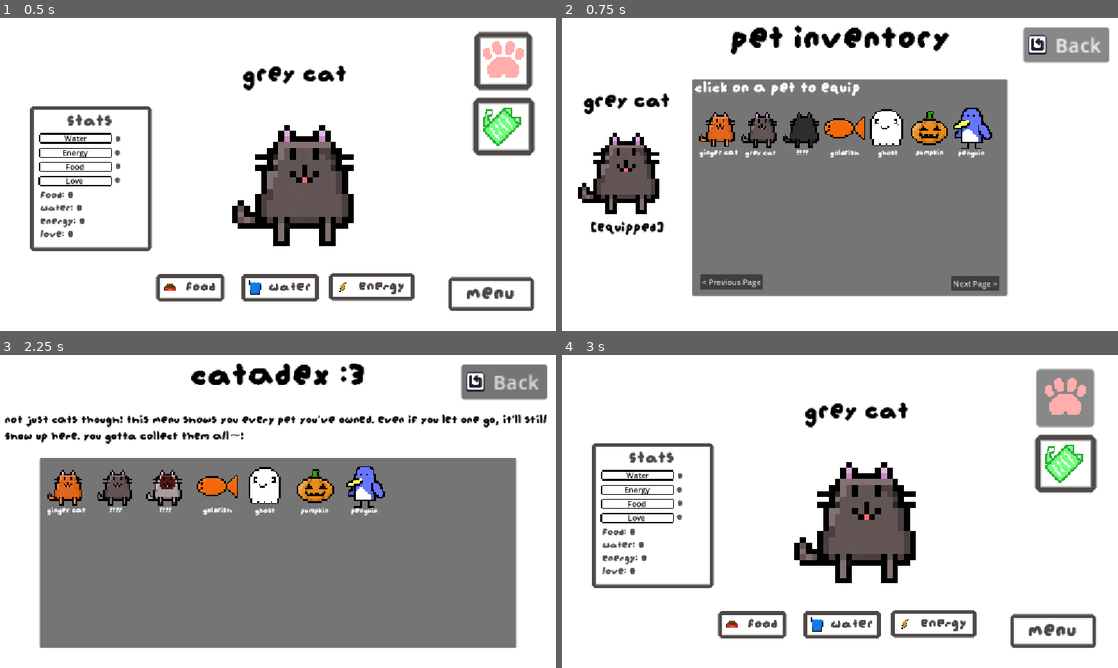
Above: before the commit, frames 1-4 (two rows, left to right).
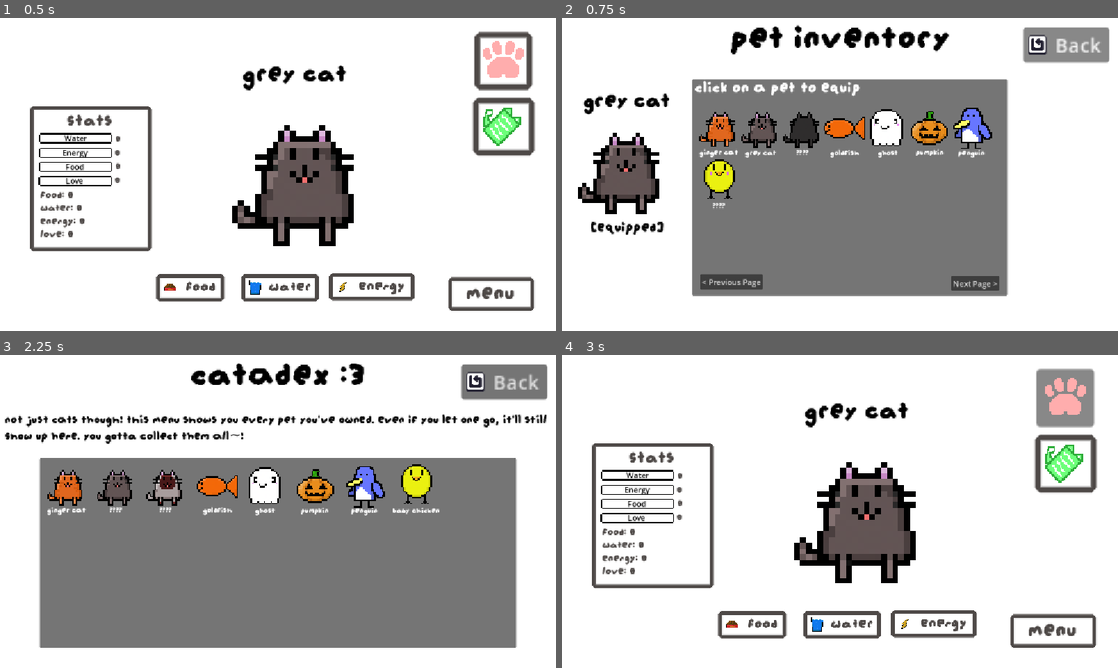
Above: after the commit, the same moments.

Repository: smallzdev/Tomagotchi-game
Game: Godot game, scene res://scenes/menus/main_game_scene.tscn
Same seed, same stepped clock (60 frames per second), same inputs: the game is played once before the commit and once after it. This scene is started directly instead of the project's main scene.
Inputs (mouse positions are in pixels of both pictures, inside the frame that each line leads up to):
- Up to frame 1 (0.5 s): no input
- Up to frame 2 (0.75 s): click (1067, 61) at 0.5 s
- Up to frame 3 (2.25 s): click "Back" at 1.25 s; click (505, 464) at 2 s
- Up to frame 4 (3 s): click "Back" at 2.75 s

Frame 1 is identical in both runs. In frame 2, 0.5% of the frame differs, in the area x 25-32%, y 45-61%; in frame 3, 0.6%, in the area x 70-80%, y 34-51%; in frame 4, nothing differs.
Error in both runs: Invalid call. Nonexistent function 'call_deffered' in base 'SceneTree'. (res://scripts/catadex_buttons.gd:9)

Commit message:
Art + New Pet!
1. Made some new title bar art to display rarity, although it's currently not in game yet.

2. Made a baby chicken pet, and set most of it up, There are some bugs that I really need to fix though.

3. Made a "?" art image to use as a placeholder for the Penguin's catadex, since it doesn't have a shadow yet.

I need to also make adding pets easier, since you need to do like 4 things to make them work. I'll probably do that later today.

Diff:
--- a/scenes/menus/catadex.tscn
+++ b/scenes/menus/catadex.tscn
@@ -6,15 +6,22 @@
 [ext_resource type="Texture2D" uid="uid://dy1dwj583kuyx" path="res://Resources/InUse/ReusedAssets/Restart.png" id="2_u7asp"]
 [ext_resource type="FontFile" uid="uid://dyibl4resr8wn" path="res://Resources/font/augiepixel.ttf" id="2_w7v3h"]
 [ext_resource type="Texture2D" uid="uid://d07p48kd873f4" path="res://Resources/InUse/ReusedAssets/greycat.png" id="3_8qd64"]
+[ext_resource type="Texture2D" uid="uid://brliyf6hrxhwa" path="res://Resources/InUse/TamagotchiCustomAssets/pets/babychicken.png" id="3_raeda"]
 [ext_resource type="Script" uid="uid://dk15jiylhoknc" path="res://scripts/catadex.gd" id="3_u7asp"]
 [ext_resource type="Texture2D" uid="uid://bss1sxgy0cdx1" path="res://Resources/InUse/TamagotchiCustomAssets/pets/goldfish.png" id="4_jjdlx"]
+[ext_resource type="Texture2D" uid="uid://cver2k8bbuv20" path="res://Resources/InUse/TamagotchiCustomAssets/pets/Outlines/babychicken-outline.png" id="4_k6lqr"]
 [ext_resource type="Texture2D" uid="uid://bwnu12weboyh4" path="res://Resources/InUse/TamagotchiCustomAssets/pets/penguin.png" id="6_xbeds"]
 [ext_resource type="Texture2D" uid="uid://dfer5a36n2qsn" path="res://Resources/InUse/TamagotchiCustomAssets/pets/pumpin.png" id="7_w7v3h"]
 [ext_resource type="Script" uid="uid://b7ptc850pmdcq" path="res://scripts/catadex_buttons.gd" id="10_xbeds"]
+[ext_resource type="Texture2D" uid="uid://cipqnn24ybwx3" path="res://Resources/InUse/TamagotchiCustomAssets/pets/Outlines/?.png" id="11_cg3yn"]
 
 [sub_resource type="CanvasTexture" id="CanvasTexture_e7wif"]
 specular_color = Color(0.95686275, 0.95686275, 0.95686275, 1)
 
+[sub_resource type="AtlasTexture" id="AtlasTexture_cjw6g"]
+atlas = ExtResource("3_raeda")
+region = Rect2(0, 0, 32, 32)
+
 [sub_resource type="AtlasTexture" id="AtlasTexture_uld33"]
 atlas = ExtResource("2_8qd64")
 region = Rect2(0, 0, 32, 32)
@@ -59,22 +66,6 @@
 atlas = ExtResource("6_xbeds")
 region = Rect2(0, 0, 32, 32)
 
-[sub_resource type="AtlasTexture" id="AtlasTexture_cjw6g"]
-atlas = ExtResource("6_xbeds")
-region = Rect2(32, 0, 32, 32)
-
-[sub_resource type="AtlasTexture" id="AtlasTexture_acxwf"]
-atlas = ExtResource("6_xbeds")
-region = Rect2(0, 32, 32, 32)
-
-[sub_resource type="AtlasTexture" id="AtlasTexture_abrlc"]
-atlas = ExtResource("6_xbeds")
-region = Rect2(32, 32, 32, 32)
-
-[sub_resource type="AtlasTexture" id="AtlasTexture_tinwy"]
-atlas = ExtResource("6_xbeds")
-region = Rect2(0, 64, 32, 32)
-
 [sub_resource type="AtlasTexture" id="AtlasTexture_sd6y8"]
 atlas = ExtResource("7_w7v3h")
 region = Rect2(0, 0, 32, 32)
@@ -97,6 +88,17 @@
 
 [sub_resource type="SpriteFrames" id="SpriteFrames_cgke2"]
 animations = [{
+"frames": [{
+"duration": 1.0,
+"texture": SubResource("AtlasTexture_cjw6g")
+}, {
+"duration": 1.0,
+"texture": ExtResource("4_k6lqr")
+}],
+"loop": 1,
+"name": &"baby chicken",
+"speed": 5.0
+}, {
 "frames": [],
 "loop": 1,
 "name": &"blank",
@@ -171,16 +173,7 @@
 "texture": SubResource("AtlasTexture_v1pex")
 }, {
 "duration": 1.0,
-"texture": SubResource("AtlasTexture_cjw6g")
-}, {
-"duration": 1.0,
-"texture": SubResource("AtlasTexture_acxwf")
-}, {
-"duration": 1.0,
-"texture": SubResource("AtlasTexture_abrlc")
-}, {
-"duration": 1.0,
-"texture": SubResource("AtlasTexture_tinwy")
+"texture": ExtResource("11_cg3yn")
 }],
 "loop": 1,
 "name": &"penguin",
@@ -371,9 +364,9 @@
 [node name="CatadexItem8" type="AnimatedSprite2D" parent="Panel" unique_id=855480349]
 texture_filter = 1
 position = Vector2(781, 58)
-scale = Vector2(3.5, 3.5)
-sprite_frames = SubResource("SpriteFrames_cgke2")
-animation = &"blank"
+scale = Vector2(3.2, 3.2)
+sprite_frames = SubResource("SpriteFrames_cgke2")
+animation = &"baby chicken"
 
 [node name="CatadexItem8Label" type="Label" parent="Panel" unique_id=176317555]
 layout_mode = 0
@@ -381,6 +374,9 @@
 offset_top = 101.0
 offset_right = 837.0
 offset_bottom = 124.0
+theme_override_fonts/font = ExtResource("2_w7v3h")
+theme_override_font_sizes/font_size = 18
+text = "Baby Chicken"
 horizontal_alignment = 1
 
 [node name="backButton" type="Button" parent="." unique_id=1054623189]
--- a/scenes/menus/main_game_scene.tscn
+++ b/scenes/menus/main_game_scene.tscn
@@ -17,6 +17,7 @@
 [ext_resource type="Texture2D" uid="uid://veamcifa4ohd" path="res://Resources/InUse/TamagotchiCustomAssets/hungerbar.png" id="7_2fgaq"]
 [ext_resource type="Texture2D" uid="uid://d07p48kd873f4" path="res://Resources/InUse/ReusedAssets/greycat.png" id="7_j57ku"]
 [ext_resource type="Texture2D" uid="uid://b3567lnjgiuse" path="res://Resources/InUse/TamagotchiCustomAssets/lovebar.png" id="8_ova7b"]
+[ext_resource type="Texture2D" uid="uid://brliyf6hrxhwa" path="res://Resources/InUse/TamagotchiCustomAssets/pets/babychicken.png" id="10_nry7q"]
 [ext_resource type="Texture2D" uid="uid://bss1sxgy0cdx1" path="res://Resources/InUse/TamagotchiCustomAssets/pets/goldfish.png" id="11_06yng"]
 [ext_resource type="Texture2D" uid="uid://dfer5a36n2qsn" path="res://Resources/InUse/TamagotchiCustomAssets/pets/pumpin.png" id="13_36xus"]
 [ext_resource type="Texture2D" uid="uid://bwnu12weboyh4" path="res://Resources/InUse/TamagotchiCustomAssets/pets/penguin.png" id="15_krc6o"]
@@ -141,6 +142,26 @@
 corner_radius_bottom_left = 5
 corner_detail = 1
 
+[sub_resource type="AtlasTexture" id="AtlasTexture_82hyy"]
+atlas = ExtResource("10_nry7q")
+region = Rect2(0, 0, 32, 32)
+
+[sub_resource type="AtlasTexture" id="AtlasTexture_i88p3"]
+atlas = ExtResource("10_nry7q")
+region = Rect2(0, 32, 32, 32)
+
+[sub_resource type="AtlasTexture" id="AtlasTexture_lpka4"]
+atlas = ExtResource("10_nry7q")
+region = Rect2(32, 0, 32, 32)
+
+[sub_resource type="AtlasTexture" id="AtlasTexture_rl3m3"]
+atlas = ExtResource("10_nry7q")
+region = Rect2(32, 32, 32, 32)
+
+[sub_resource type="AtlasTexture" id="AtlasTexture_ouxco"]
+atlas = ExtResource("10_nry7q")
+region = Rect2(0, 64, 32, 32)
+
 [sub_resource type="AtlasTexture" id="AtlasTexture_ntfif"]
 atlas = ExtResource("6_j57ku")
 region = Rect2(0, 0, 32, 32)
@@ -223,6 +244,26 @@
 
 [sub_resource type="SpriteFrames" id="SpriteFrames_stm8k"]
 animations = [{
+"frames": [{
+"duration": 1.0,
+"texture": SubResource("AtlasTexture_82hyy")
+}, {
+"duration": 1.0,
+"texture": SubResource("AtlasTexture_i88p3")
+}, {
+"duration": 1.0,
+"texture": SubResource("AtlasTexture_lpka4")
+}, {
+"duration": 1.0,
+"texture": SubResource("AtlasTexture_rl3m3")
+}, {
+"duration": 1.0,
+"texture": SubResource("AtlasTexture_ouxco")
+}],
+"loop": 1,
+"name": &"baby chicken",
+"speed": 5.0
+}, {
 "frames": [{
 "duration": 1.0,
 "texture": ExtResource("5_a5mcm")
--- a/scenes/menus/pets.tscn
+++ b/scenes/menus/pets.tscn
@@ -6,6 +6,7 @@
 [ext_resource type="Texture2D" uid="uid://b3kknikmix4mx" path="res://Resources/InUse/TamagotchiCustomAssets/pets/Ghost.png" id="2_2knbp"]
 [ext_resource type="FontFile" uid="uid://dyibl4resr8wn" path="res://Resources/font/augiepixel.ttf" id="2_qtxby"]
 [ext_resource type="Script" uid="uid://c2im2yn0mlcar" path="res://scripts/pets_menu.gd" id="3_ehm21"]
+[ext_resource type="Texture2D" uid="uid://brliyf6hrxhwa" path="res://Resources/InUse/TamagotchiCustomAssets/pets/babychicken.png" id="3_hgu4i"]
 [ext_resource type="Texture2D" uid="uid://tlvriaji08jr" path="res://Resources/InUse/ReusedAssets/cat.png" id="3_i76b6"]
 [ext_resource type="Texture2D" uid="uid://d07p48kd873f4" path="res://Resources/InUse/ReusedAssets/greycat.png" id="4_f54ji"]
 [ext_resource type="Texture2D" uid="uid://bss1sxgy0cdx1" path="res://Resources/InUse/TamagotchiCustomAssets/pets/goldfish.png" id="4_y4cg6"]
@@ -19,6 +20,26 @@
 [sub_resource type="CanvasTexture" id="CanvasTexture_rkuql"]
 specular_color = Color(0.95686275, 0.95686275, 0.95686275, 1)
 
+[sub_resource type="AtlasTexture" id="AtlasTexture_82277"]
+atlas = ExtResource("3_hgu4i")
+region = Rect2(0, 0, 32, 32)
+
+[sub_resource type="AtlasTexture" id="AtlasTexture_nh0jh"]
+atlas = ExtResource("3_hgu4i")
+region = Rect2(0, 32, 32, 32)
+
+[sub_resource type="AtlasTexture" id="AtlasTexture_7es7a"]
+atlas = ExtResource("3_hgu4i")
+region = Rect2(32, 0, 32, 32)
+
+[sub_resource type="AtlasTexture" id="AtlasTexture_8yq4b"]
+atlas = ExtResource("3_hgu4i")
+region = Rect2(32, 32, 32, 32)
+
+[sub_resource type="AtlasTexture" id="AtlasTexture_nnuhk"]
+atlas = ExtResource("3_hgu4i")
+region = Rect2(0, 64, 32, 32)
+
 [sub_resource type="AtlasTexture" id="AtlasTexture_y4cg6"]
 atlas = ExtResource("2_2knbp")
 region = Rect2(0, 0, 32, 32)
@@ -37,6 +58,26 @@
 
 [sub_resource type="SpriteFrames" id="SpriteFrames_ehm21"]
 animations = [{
+"frames": [{
+"duration": 1.0,
+"texture": SubResource("AtlasTexture_82277")
+}, {
+"duration": 1.0,
+"texture": SubResource("AtlasTexture_nh0jh")
+}, {
+"duration": 1.0,
+"texture": SubResource("AtlasTexture_7es7a")
+}, {
+"duration": 1.0,
+"texture": SubResource("AtlasTexture_8yq4b")
+}, {
+"duration": 1.0,
+"texture": SubResource("AtlasTexture_nnuhk")
+}],
+"loop": 1,
+"name": &"baby chicken",
+"speed": 5.0
+}, {
 "frames": [],
 "loop": 1,
 "name": &"blank",
@@ -349,18 +390,23 @@
 script = ExtResource("1_y4cg6")
 
 [node name="PetLabel8" type="Label" parent="Panel/Area2D8" unique_id=1003969453]
-offset_left = 43.0
+unique_name_in_owner = true
+offset_left = 8.0
 offset_top = 254.0
-offset_right = 70.0
+offset_right = 105.0
 offset_bottom = 277.0
+theme_override_fonts/font = ExtResource("2_qtxby")
+theme_override_font_sizes/font_size = 18
+text = "Baby Chicken"
 horizontal_alignment = 1
 
 [node name="PetSprite8" type="AnimatedSprite2D" parent="Panel/Area2D8" unique_id=510877782]
+unique_name_in_owner = true
 texture_filter = 1
 position = Vector2(56, 210)
-scale = Vector2(3.5, 3.5)
-sprite_frames = SubResource("SpriteFrames_ehm21")
-animation = &"blank"
+scale = Vector2(3.2, 3.2)
+sprite_frames = SubResource("SpriteFrames_ehm21")
+animation = &"baby chicken"
 
 [node name="CollisionShape2D" type="CollisionShape2D" parent="Panel/Area2D8" unique_id=1122590030]
 position = Vector2(56, 210)
@@ -692,11 +738,12 @@
 icon = ExtResource("1_r40by")
 script = ExtResource("3_ehm21")
 
+[connection signal="input_event" from="Panel/Area2D" to="Panel/Area2D" method="_on_petsprite2_equipped"]
 [connection signal="input_event" from="Panel/Area2D" to="Panel/Area2D" method="_on_petsprite1_equip_event"]
-[connection signal="input_event" from="Panel/Area2D" to="Panel/Area2D" method="_on_petsprite2_equipped"]
 [connection signal="input_event" from="Panel/Area2D2" to="Panel/Area2D2" method="_on_spritepet2_equipped"]
 [connection signal="input_event" from="Panel/Area2D3" to="Panel/Area2D" method="_on_petsprite3_equipped"]
 [connection signal="input_event" from="Panel/Area2D4" to="Panel/Area2D" method="_on_pet4_equipped"]
 [connection signal="input_event" from="Panel/Area2D5" to="Panel/Area2D" method="_on_pet5_equipped"]
 [connection signal="input_event" from="Panel/Area2D6" to="Panel/Area2D6" method="_on_pet6_equipped"]
 [connection signal="input_event" from="Panel/Area2D7" to="Panel/Area2D" method="_on_pet7_equipped"]
+[connection signal="input_event" from="Panel/Area2D8" to="Panel/Area2D" method="_on_pet8_equipped"]
--- a/scripts/global.gd
+++ b/scripts/global.gd
@@ -20,6 +20,7 @@
 var pet5owned = true
 var pet6owned = true
 var pet7owned = true
+var pet8owned = false
 
 # trying to figure out oop ;-;
 var raritygacha = [
--- a/scripts/main_game_buttons.gd
+++ b/scripts/main_game_buttons.gd
@@ -111,6 +111,9 @@
 	elif Global.pet == 7:
 		petSprite.animation = "penguin"
 		petSpriteNameText.text = "Penguin"
+	elif Global.pet == 8:
+		petSprite.animation = "baby chicken"
+		petSpriteNameText.text = "Baby Chicken"
 
 # when updating, make sure to also update pet_sprite.gd
 # as it uses this same function
--- a/scripts/pet_equip.gd
+++ b/scripts/pet_equip.gd
@@ -82,6 +82,16 @@
 			print("Pet " + str(Global.pet) + " equipped!")
 		else:
 			print("Error, pet 7 is not owned.")
+
+# Pet 8 - "Baby Chicken"
+func _on_pet8_equipped(viewport: Node, event: InputEvent, shape_idx: int) -> void:
+	if event is InputEventMouseButton and event.pressed and event.button_index == MOUSE_BUTTON_LEFT:
+		if Global.pet8owned == true:
+			Global.pet = 8
+			loadEquippedPet()
+			print("Pet " + str(Global.pet) + " equipped!")
+		else:
+			print("Error, pet 8 is not owned.")
 # end of click to equip pet detection
 
 # loads and displays the current equipped pet
@@ -114,6 +124,10 @@
 	if Global.pet == 7:
 		equippedPetName.text = "Penguin"
 		equippedPetSprite.animation = "penguin"
+# Pet 8 - Baby Chicken
+	if Global.pet == 8:
+		equippedPetName.text = "Baby Chicken"
+		equippedPetSprite.animation = "baby chicken"
 	equippedPetSprite.frame = 0
 # when adding more pets, remember to update this code
 
@@ -138,6 +152,8 @@
 @onready var petSprite6Name = %PetLabel6
 @onready var petSprite7 = %PetSprite7
 @onready var petSprite7Name = %PetLabel7
+@onready var petSprite8 = %PetSprite8
+@onready var petSprite8Name = %PetLabel8
 
 func showOwned():
 	# falses
@@ -162,6 +178,9 @@
 	if Global.pet7owned == false:
 		petSprite7.frame = 1
 		petSprite7Name.text = "????"
+	if Global.pet8owned == false:
+		petSprite8.frame = 1
+		petSprite8Name.text = "????"
 
 	# trues
 	if Global.pet1owned == true:
@@ -185,3 +204,6 @@
 	if Global.pet7owned == true:
 		petSprite7.frame = 0
 		petSprite7Name.text = "Penguin"
+	if Global.pet8owned == true:
+		petSprite8.frame = 0
+		petSprite8Name.text = "Baby Chicken"
Binary file added: Resources/InUse/TamagotchiCustomAssets/colouredtitles.png
Not shown, added: Resources/InUse/TamagotchiCustomAssets/colouredtitles.png.import
Binary file added: Resources/InUse/TamagotchiCustomAssets/pets/Outlines/?.png
Not shown, added: Resources/InUse/TamagotchiCustomAssets/pets/Outlines/?.png.import
Binary file added: Resources/InUse/TamagotchiCustomAssets/pets/Outlines/babychicken-outline.png
Not shown, added: Resources/InUse/TamagotchiCustomAssets/pets/Outlines/babychicken-outline.png.import
Binary file added: Resources/InUse/TamagotchiCustomAssets/pets/babychicken.png
Not shown, added: Resources/InUse/TamagotchiCustomAssets/pets/babychicken.png.import
Not shown, added: Resources/InUse/TamagotchiCustomAssets/ArtCreationFiles/coloured-tiles.piskel
Not shown, added: Resources/InUse/TamagotchiCustomAssets/ArtCreationFiles/pets/babychicken.piskel
Not shown, added: Resources/InUse/TamagotchiCustomAssets/pets/Outlines/ArtCreationFiles/?.piskel
Not shown, added: Resources/InUse/TamagotchiCustomAssets/pets/Outlines/ArtCreationFiles/baby-chicken-outline.piskel
